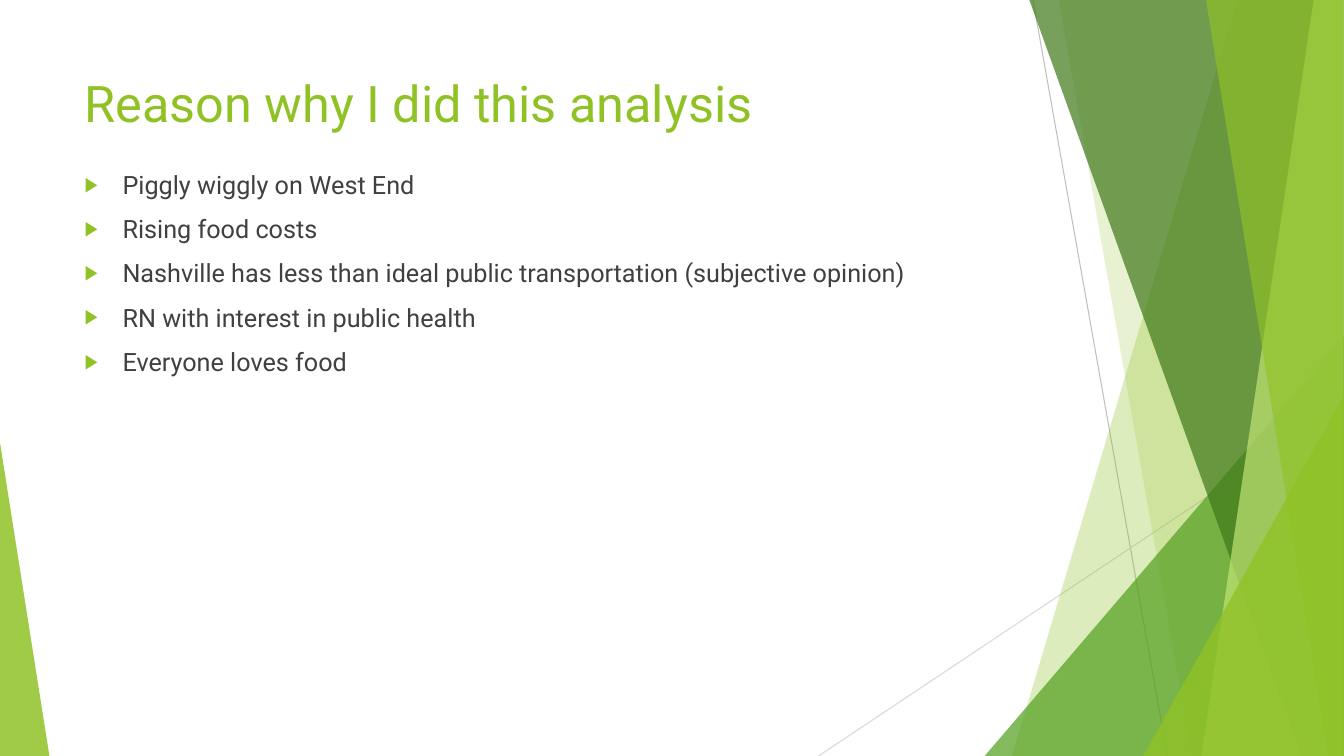
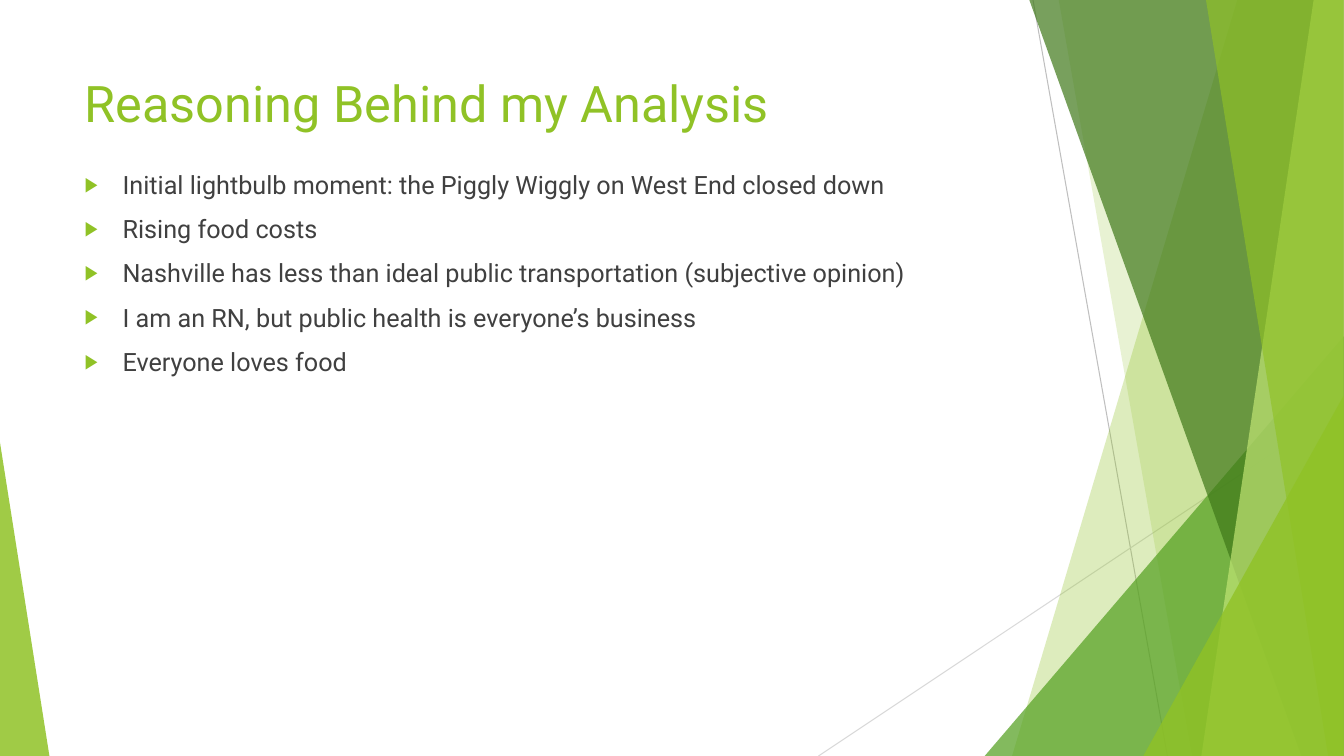
Before and after one commit to latestnight/capstone, a slide deck: slide 4 of food_desert_pp.pptx (slide 5 before the commit). Drawn at 1344x756 pixels with LibreOffice and Linux fonts; fonts in the diff are those of the drawing. Boxes give left, top, right and bottom in pixels: in the first picture for what was removed or moved away, otherwise in the second. Text is boxed around its words. In the diff, an @@ line names an element or a change of style, - is before the commit and + after.

```diff
--- a/food_desert_pp.pptx
+++ b/food_desert_pp.pptx
@@ title at (x1=85, y1=84, x2=769, y2=133): text changed @@
-Reason why I did this analysis
+Reasoning Behind my Analysis
@@ text at (x1=123, y1=175, x2=884, y2=200): text changed @@
-▶ Piggly wiggly on West End
+▶ Initial lightbulb moment: the Piggly Wiggly on West End closed down
@@ text at (x1=123, y1=308, x2=696, y2=333): text changed @@
-▶ RN with interest in public health
+▶ I am an RN, but public health is everyone’s business
```
Also in this commit, not shown: 6 other slides changed, 6 slides added, 7 slides removed, 13 other files.
